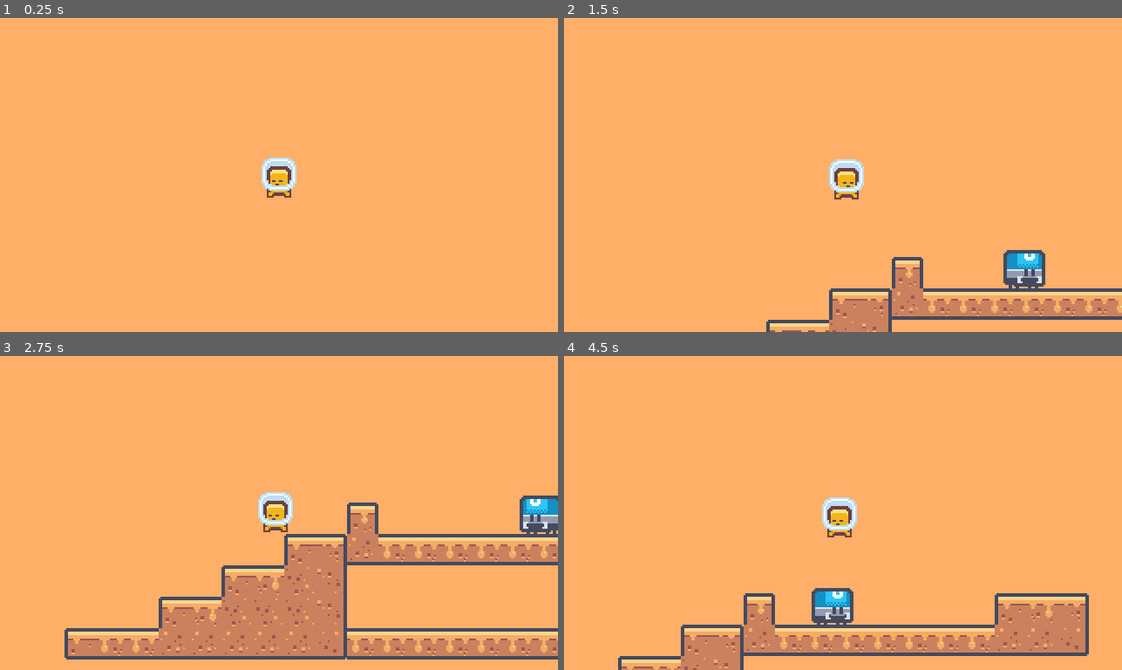
Above: before the commit, frames 1-4 (two rows, left to right).
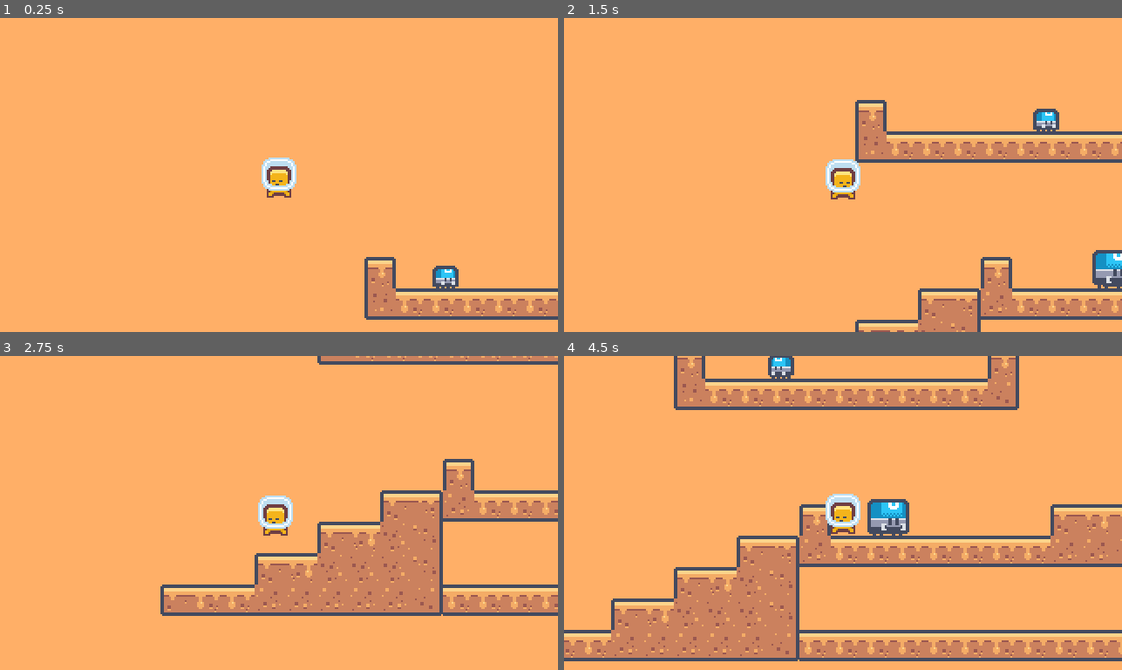
Above: after the commit, the same moments.

Repository: deoshreyas/Just-Another-Platformer
Game: Godot game, scene res://Scenes/level_1.tscn
The game is run twice, just before and just after one commit, with the same random seed, the same clock (stepped at 60 frames per second) and the same inputs.
Inputs:
- Up to frame 1 (0.25 s): no input
- Up to frame 2 (1.5 s): hold Right (right) from 0.53 s (still down); tap Up (up) at 0.77 s
- Up to frame 3 (2.75 s): tap Up (up) at 1.52 s; release Right (right) at 2.03 s; hold Left (left) from 2.03 s (still down)
- Up to frame 4 (4.5 s): release Left (left) at 2.78 s; hold Right (right) 2.78-4.28 s; tap Up (up) at 3.02, 3.77 s; hold Left (left) from 4.28 s (still down)

The runs differ from the first frame. In frame 1, 3.6% of the frame differs, in the area x 65-100%, y 76-97%; in frame 2, 11%; in frame 3, 25%; in frame 4, 30%, in the area x 0-100%, y 0-100%.

Commit message:
Use the big walking enemy to create a smaller one using inheritance

Diff:
--- a/Scenes/level_1.tscn
+++ b/Scenes/level_1.tscn
@@ -1,14 +1,15 @@
-[gd_scene load_steps=5 format=3 uid="uid://8jv31iwvqwqv"]
+[gd_scene load_steps=6 format=3 uid="uid://8jv31iwvqwqv"]
 
 [ext_resource type="PackedScene" uid="uid://ogo80smhttn0" path="res://Scenes/level_base.tscn" id="1_fid8e"]
 [ext_resource type="PackedScene" uid="uid://5ioq7mivvm65" path="res://Scenes/moving_platform.tscn" id="2_36o3i"]
 [ext_resource type="PackedScene" uid="uid://cdtr1m3cu8st3" path="res://Scenes/FallingSpikes.tscn" id="3_1k2cv"]
 [ext_resource type="PackedScene" uid="uid://b3mvop7mugb2w" path="res://Scenes/big_walking_enemy.tscn" id="4_2e463"]
+[ext_resource type="PackedScene" uid="uid://bdxxlrsh5b4tu" path="res://Scenes/small_walking_enemy.tscn" id="5_rp06w"]
 
 [node name="Level1" instance=ExtResource("1_fid8e")]
 
 [node name="TileMap" parent="." index="0"]
-layer_0/tile_data = PackedInt32Array(327701, 0, 0, 327703, 0 …(1624 unchanged characters)…  1, 393234, 196608, 3, 393233, 131072, 3)
+layer_0/tile_data = PackedInt32Array(327701, 0, 0, 327703, 0 …(1624 unchanged characters)…  1, 393234, 196608, 3, 393233, 131072, 3, 65540, 65536, 3, 65541, 131072, 0, 65542, 131072, 0, 65543, 131072, 0, 65544, 131072, 0, 65545, 131072, 0, 65546, 131072, 0, 65547, 131072, 0, 65548, 131072, 0, 65549, 131072, 0, 65550, 196608, 3, 14, 0, 1, 4, 0, 1)
 
 [node name="Player" parent="." index="1"]
 position = Vector2(23, -64)
@@ -17,7 +18,8 @@
 position = Vector2(737, 170)
 
 [node name="PathFollow2D" parent="MovingPlatform" index="0"]
-position = Vector2(64.4803, 0.520002)
+position = Vector2(0, 0)
+progress = 0.0
 
 [node name="AnimatableBody2D" parent="MovingPlatform" index="1"]
 position = Vector2(64.4803, 0.520004)
@@ -31,6 +33,9 @@
 [node name="BigWalkingEnemy" parent="." index="5" instance=ExtResource("4_2e463")]
 position = Vector2(217, 97)
 
+[node name="SmallWalkingEnemy" parent="." index="6" instance=ExtResource("5_rp06w")]
+position = Vector2(110, 7)
+
 [editable path="MovingPlatform"]
 [editable path="FallingSpikes"]
 [editable path="FallingSpikes/Hitbox"]
--- /dev/null
+++ b/Scenes/small_walking_enemy.tscn
@@ -0,0 +1,67 @@
+[gd_scene load_steps=10 format=3 uid="uid://bdxxlrsh5b4tu"]
+
+[ext_resource type="PackedScene" uid="uid://b3mvop7mugb2w" path="res://Scenes/big_walking_enemy.tscn" id="1_2n55f"]
+[ext_resource type="Texture2D" uid="uid://7bur0rser04" path="res://Assets/Sprites/tilemap-characters_packed.png" id="2_ex7e3"]
+
+[sub_resource type="AtlasTexture" id="AtlasTexture_e0p1c"]
+atlas = ExtResource("2_ex7e3")
+region = Rect2(48, 48, 24, 24)
+
+[sub_resource type="AtlasTexture" id="AtlasTexture_gas1p"]
+atlas = ExtResource("2_ex7e3")
+region = Rect2(24, 48, 24, 24)
+
+[sub_resource type="AtlasTexture" id="AtlasTexture_exhit"]
+atlas = ExtResource("2_ex7e3")
+region = Rect2(0, 48, 24, 24)
+
+[sub_resource type="SpriteFrames" id="SpriteFrames_dvvop"]
+animations = [{
+"frames": [{
+"duration": 1.0,
+"texture": SubResource("AtlasTexture_e0p1c")
+}],
+"loop": false,
+"name": &"dead",
+"speed": 5.0
+}, {
+"frames": [{
+"duration": 1.0,
+"texture": SubResource("AtlasTexture_gas1p")
+}, {
+"duration": 1.0,
+"texture": SubResource("AtlasTexture_exhit")
+}],
+"loop": true,
+"name": &"walk",
+"speed": 5.0
+}]
+
+[sub_resource type="RectangleShape2D" id="RectangleShape2D_jjjut"]
+size = Vector2(15, 10)
+
+[sub_resource type="RectangleShape2D" id="RectangleShape2D_jxjt2"]
+size = Vector2(11, 1)
+
+[sub_resource type="RectangleShape2D" id="RectangleShape2D_61onc"]
+size = Vector2(15, 8)
+
+[node name="SmallWalkingEnemy" instance=ExtResource("1_2n55f")]
+
+[node name="AnimatedSprite2D" parent="." index="0"]
+sprite_frames = SubResource("SpriteFrames_dvvop")
+animation = &"dead"
+
+[node name="WorldCollision" parent="." index="3"]
+position = Vector2(0.5, 7)
+shape = SubResource("RectangleShape2D_jjjut")
+
+[node name="CollisionShape2D" parent="Hurtbox" index="0"]
+position = Vector2(0.5, 0)
+shape = SubResource("RectangleShape2D_jxjt2")
+
+[node name="CollisionShape2D" parent="Hitbox" index="0"]
+position = Vector2(0.5, 6)
+shape = SubResource("RectangleShape2D_61onc")
+
+[editable path="Hitbox"]
